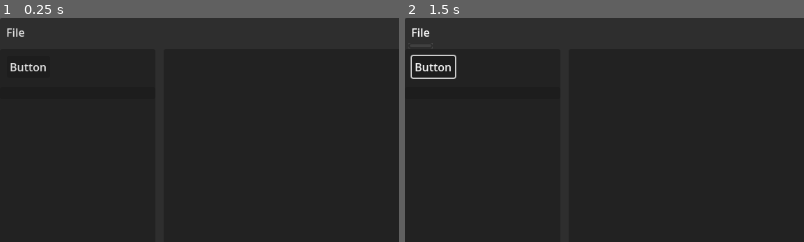
Above: before the commit, frames 1-2 (left to right).
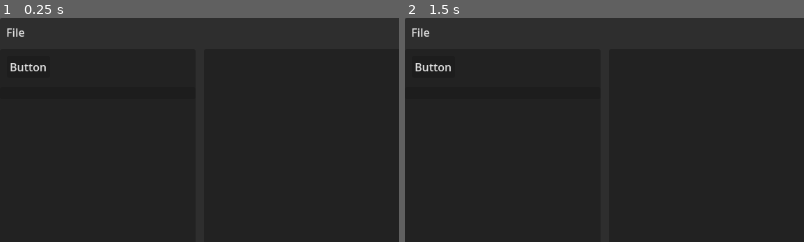
Above: after the commit, the same moments.

Repository: Ji-Xpress/ji-xpress
Game: Godot game, scene res://main_ui.tscn
Same seed, same stepped clock (60 frames per second), same inputs: the game is played once before the commit and once after it. The project has no main scene, so this scene is started directly.
Inputs:
- Up to frame 1 (0.25 s): no input
- Up to frame 2 (1.5 s): click "Button" at 0.5 s; click "File" at 1.25 s
The pictures show only the part of the screen within x 0-50%, y 0-50%; the shares and areas given below are measured in that part.

The runs differ from the first frame. In frame 2, 0.3% of the frame differs, in the area x 1-14%, y 4-28%.

Commit message:
Implement dialogs and launcher screen

Diff:
--- /dev/null
+++ b/launcher.gd
@@ -0,0 +1,19 @@
+extends Control
+
+@onready var no_project_label: Label = $PanelContainer/MarginContainer/VBoxContainer/ProjectList/NoRecentProjects
+@onready var project_list: ItemList = $PanelContainer/MarginContainer/VBoxContainer/ProjectList/ProjectList
+
+
+# Called when the node enters the scene tree for the first time.
+func _ready():
+	pass # Replace with function body.
+
+
+# Item on the project List has been clicked
+func _on_project_list_item_clicked(index, at_position, mouse_button_index):
+	pass # Replace with function body.
+
+
+# Open External Project Button clicked
+func _on_open_external_project_pressed():
+	pass # Replace with function body.
--- /dev/null
+++ b/launcher.tscn
@@ -0,0 +1,85 @@
+[gd_scene load_steps=3 format=3 uid="uid://bwqsoxuan5702"]
+
+[ext_resource type="Script" path="res://launcher.gd" id="1_lw4sm"]
+[ext_resource type="PackedScene" uid="uid://ca1nmslw6vqvx" path="res://nodes/dialogs.tscn" id="2_ktfgy"]
+
+[node name="Launcher" type="Control"]
+layout_mode = 3
+anchors_preset = 15
+anchor_right = 1.0
+anchor_bottom = 1.0
+grow_horizontal = 2
+grow_vertical = 2
+script = ExtResource("1_lw4sm")
+
+[node name="PanelContainer" type="PanelContainer" parent="."]
+layout_mode = 1
+anchors_preset = 15
+anchor_right = 1.0
+anchor_bottom = 1.0
+grow_horizontal = 2
+grow_vertical = 2
+
+[node name="MarginContainer" type="MarginContainer" parent="PanelContainer"]
+layout_mode = 2
+theme_override_constants/margin_left = 150
+theme_override_constants/margin_top = 100
+theme_override_constants/margin_right = 150
+theme_override_constants/margin_bottom = 100
+
+[node name="VBoxContainer" type="VBoxContainer" parent="PanelContainer/MarginContainer"]
+layout_mode = 2
+
+[node name="Label" type="Label" parent="PanelContainer/MarginContainer/VBoxContainer"]
+layout_mode = 2
+size_flags_vertical = 0
+text = "Recent Projects"
+
+[node name="ProjectList" type="Control" parent="PanelContainer/MarginContainer/VBoxContainer"]
+layout_mode = 2
+size_flags_vertical = 3
+
+[node name="BackgroundPanel" type="Panel" parent="PanelContainer/MarginContainer/VBoxContainer/ProjectList"]
+layout_mode = 1
+anchors_preset = 15
+anchor_right = 1.0
+anchor_bottom = 1.0
+grow_horizontal = 2
+grow_vertical = 2
+
+[node name="ProjectList" type="ItemList" parent="PanelContainer/MarginContainer/VBoxContainer/ProjectList"]
+layout_mode = 2
+offset_top = 4.0
+offset_right = 852.0
+offset_bottom = 373.0
+size_flags_vertical = 3
+
+[node name="NoRecentProjects" type="Label" parent="PanelContainer/MarginContainer/VBoxContainer/ProjectList"]
+layout_mode = 1
+anchors_preset = 15
+anchor_right = 1.0
+anchor_bottom = 1.0
+grow_horizontal = 2
+grow_vertical = 2
+text = "There have been no recent projects"
+horizontal_alignment = 1
+vertical_alignment = 1
+
+[node name="MarginContainer" type="MarginContainer" parent="PanelContainer/MarginContainer/VBoxContainer"]
+layout_mode = 2
+theme_override_constants/margin_left = 5
+theme_override_constants/margin_top = 5
+theme_override_constants/margin_right = 5
+theme_override_constants/margin_bottom = 5
+
+[node name="OpenExternalProject" type="Button" parent="PanelContainer/MarginContainer/VBoxContainer/MarginContainer"]
+layout_mode = 2
+size_flags_horizontal = 4
+size_flags_vertical = 4
+text = "Open External Project"
+
+[node name="Dialogs" parent="." instance=ExtResource("2_ktfgy")]
+layout_mode = 1
+
+[connection signal="item_clicked" from="PanelContainer/MarginContainer/VBoxContainer/ProjectList/ProjectList" to="." method="_on_project_list_item_clicked"]
+[connection signal="pressed" from="PanelContainer/MarginContainer/VBoxContainer/MarginContainer/OpenExternalProject" to="." method="_on_open_external_project_pressed"]
--- /dev/null
+++ b/main_ui.gd
@@ -0,0 +1,10 @@
+extends Control
+
+# Node references
+@onready var tab_container: TabContainer = $PanelContainer/VBoxContainer/HSplitContainer/TabContainer
+@onready var project_tree_ui: Control = $PanelContainer/VBoxContainer/HSplitContainer/ProjectTreeUI
+
+
+# Called when the node enters the scene tree for the first time.
+func _ready():
+	pass # Replace with function body.
--- a/main_ui.tscn
+++ b/main_ui.tscn
@@ -1,6 +1,8 @@
-[gd_scene load_steps=2 format=3 uid="uid://bymo0mo27kepp"]
+[gd_scene load_steps=4 format=3 uid="uid://bymo0mo27kepp"]
 
 [ext_resource type="PackedScene" uid="uid://csdd3cuagwfma" path="res://ui/project_tree_ui.tscn" id="1_4j2qr"]
+[ext_resource type="Script" path="res://main_ui.gd" id="1_4jq4c"]
+[ext_resource type="PackedScene" uid="uid://ca1nmslw6vqvx" path="res://nodes/dialogs.tscn" id="3_hq754"]
 
 [node name="MainUI" type="Control"]
 layout_mode = 3
@@ -9,6 +11,7 @@
 anchor_bottom = 1.0
 grow_horizontal = 2
 grow_vertical = 2
+script = ExtResource("1_4jq4c")
 
 [node name="PanelContainer" type="PanelContainer" parent="."]
 layout_mode = 1
@@ -43,9 +46,13 @@
 [node name="ProjectTreeUI" parent="PanelContainer/VBoxContainer/HSplitContainer" instance=ExtResource("1_4j2qr")]
 layout_mode = 2
 size_flags_horizontal = 3
+size_flags_stretch_ratio = 2.0
 
 [node name="TabContainer" type="TabContainer" parent="PanelContainer/VBoxContainer/HSplitContainer"]
 layout_mode = 2
 size_flags_horizontal = 3
-size_flags_stretch_ratio = 4.0
+size_flags_stretch_ratio = 6.0
 use_hidden_tabs_for_min_size = true
+
+[node name="Dialogs" parent="." instance=ExtResource("3_hq754")]
+layout_mode = 1
--- /dev/null
+++ b/nodes/dialogs.gd
@@ -0,0 +1,11 @@
+extends Control
+
+@onready var file_save_dialog: FileDialog = $FileSaveDialog
+@onready var file_open_dialog: FileDialog = $FileOpenDialog
+@onready var confirmation_dialog: ConfirmationDialog = $ConfirmationDialog
+@onready var accept_dialog: AcceptDialog = $AcceptDialog
+
+
+# Called when the node enters the scene tree for the first time.
+func _ready():
+	pass # Replace with function body.
--- /dev/null
+++ b/nodes/dialogs.tscn
@@ -0,0 +1,31 @@
+[gd_scene load_steps=2 format=3 uid="uid://ca1nmslw6vqvx"]
+
+[ext_resource type="Script" path="res://nodes/dialogs.gd" id="1_wi8qs"]
+
+[node name="Dialogs" type="Control"]
+layout_mode = 3
+anchors_preset = 15
+anchor_right = 1.0
+anchor_bottom = 1.0
+grow_horizontal = 2
+grow_vertical = 2
+script = ExtResource("1_wi8qs")
+
+[node name="FileSaveDialog" type="FileDialog" parent="."]
+initial_position = 1
+size = Vector2i(450, 162)
+access = 2
+
+[node name="FileOpenDialog" type="FileDialog" parent="."]
+title = "Open a File"
+initial_position = 1
+size = Vector2i(450, 162)
+ok_button_text = "Open"
+file_mode = 0
+access = 2
+
+[node name="ConfirmationDialog" type="ConfirmationDialog" parent="."]
+initial_position = 1
+
+[node name="AcceptDialog" type="AcceptDialog" parent="."]
+initial_position = 1
